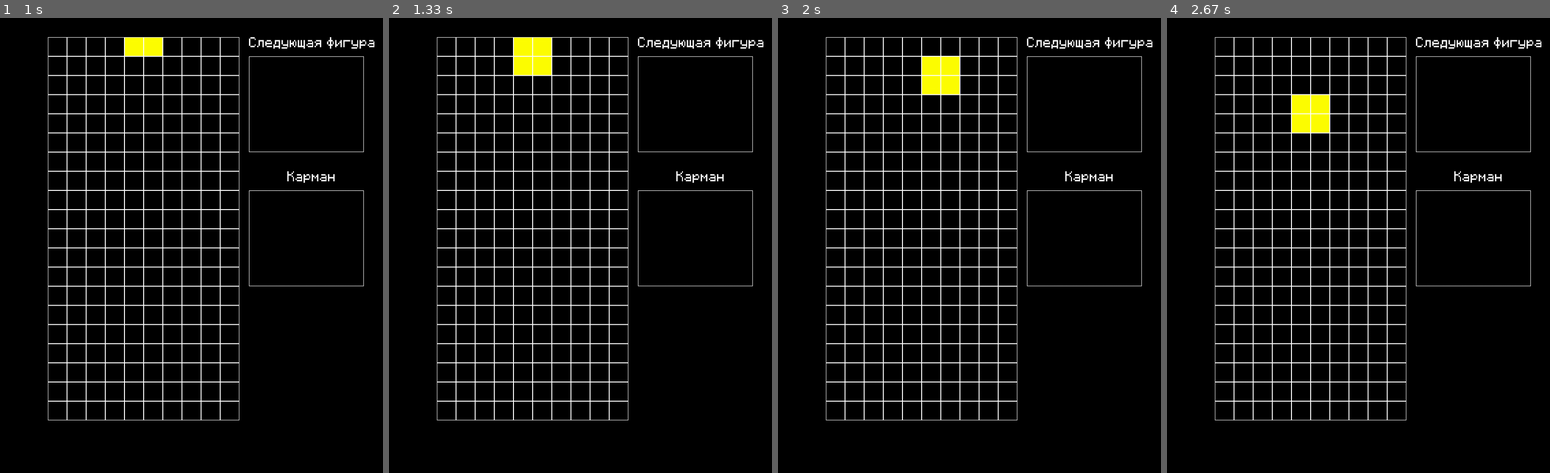
Above: before the commit, frames 1-4 (left to right).
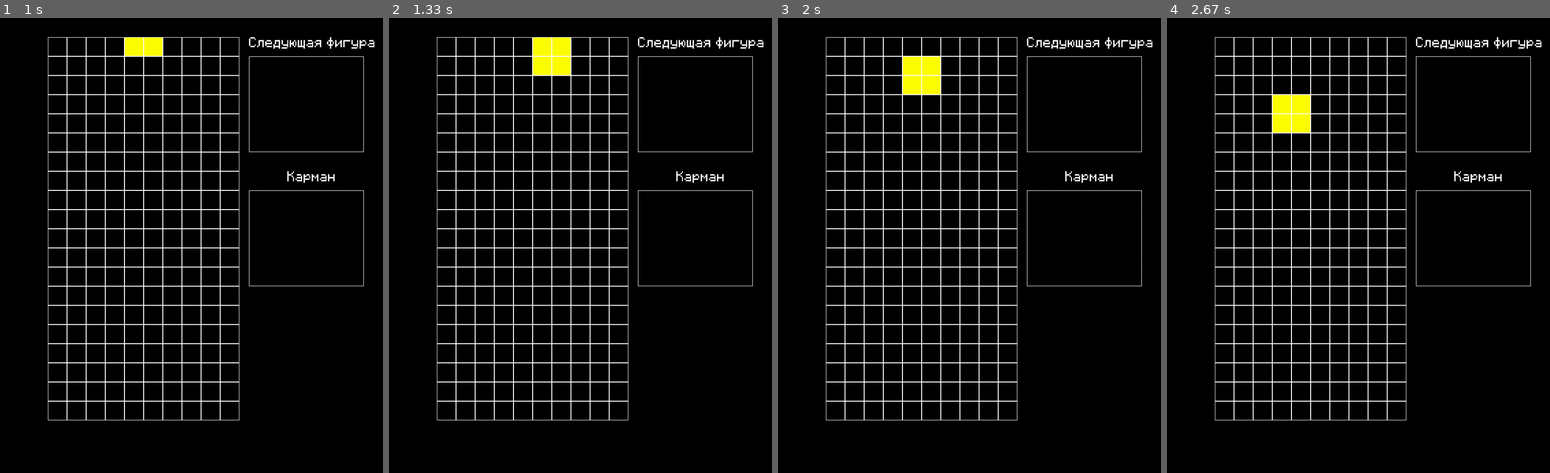
Above: after the commit, the same moments.

Repository: Nytrock/LyceumPygameProject
Game: pygame game, started from main.py
Two runs of this game, one before a commit and one after it. Both use one fixed random seed, a clock stepped at 60 frames per second and the inputs below.
Inputs:
- Up to frame 1 (1 s): hold Right 0.33-0.8 s; hold Up from 0.83 s (still down)
- Up to frame 2 (1.33 s): release Up at 1.13 s; hold Right from 1.17 s (still down)
- Up to frame 3 (2 s): release Right at 1.63 s; hold Left from 1.67 s (still down)
- Up to frame 4 (2.67 s): release Left at 2.2 s; hold Left from 2.57 s (still down)

Frame 1 is identical in both runs. In frame 2, 0.8% of the frame differs, in the area x 32-48%, y 4-13%; in frame 3, 0.8%, in the area x 32-48%, y 8-17%; in frame 4, 0.8%.

Commit message:
доделал перемещение

Diff:
--- a/main.py
+++ b/main.py
@@ -95,12 +95,13 @@
         self.dx = 0
         self.update()
 
-    def update(self):
+    def update(self, flag=False):
         if board.scan_down(self.coords, (self.x, self.y)):
             board.change_board(self.coords, (self.x, self.y), 0)
             self.x += self.dx
             self.dx = 0
-            self.y += 1
+            if not flag:
+                self.y += 1
             board.change_board(self.coords, (self.x, self.y), self.color)
         else:
             self.Stop = True
@@ -121,6 +122,8 @@
             self.dx -= 1
         elif vector == 'right':
             self.dx += 1
+        flag = True
+        self.update(flag)
 
 def Check_Board():
     pass
